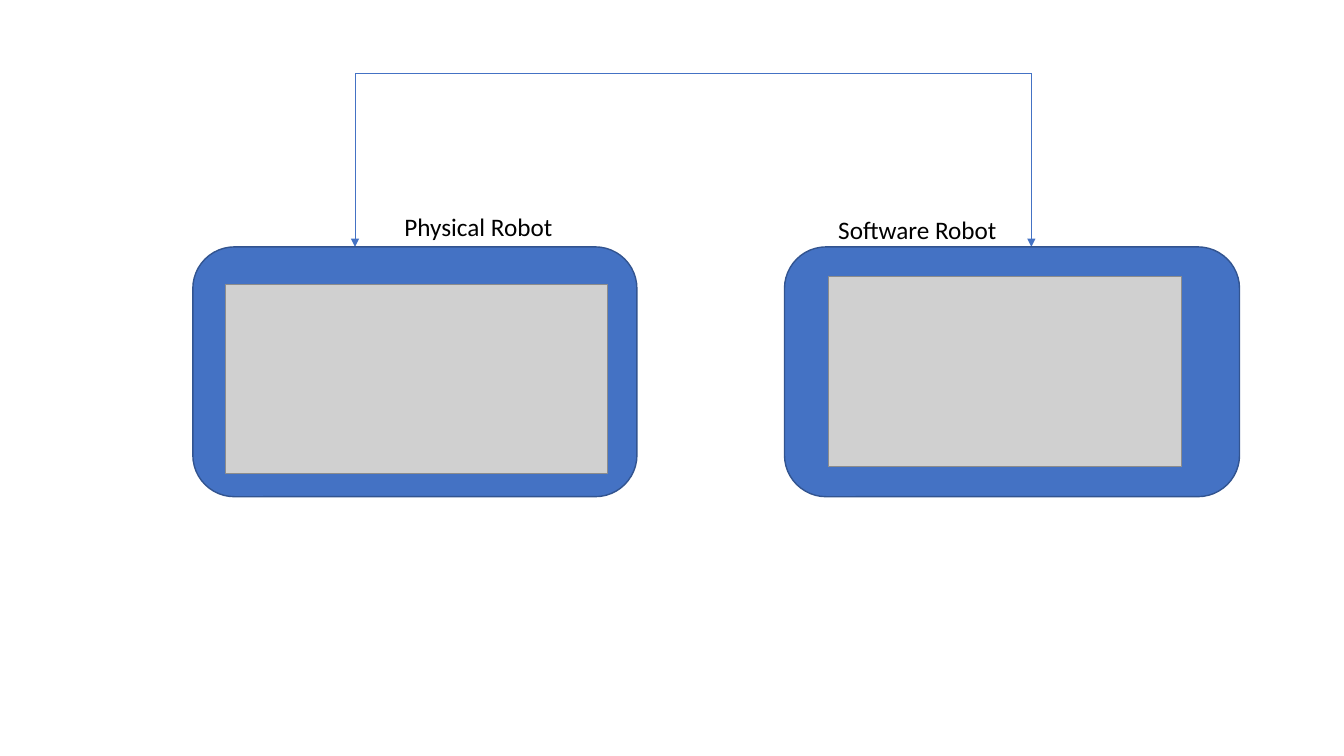
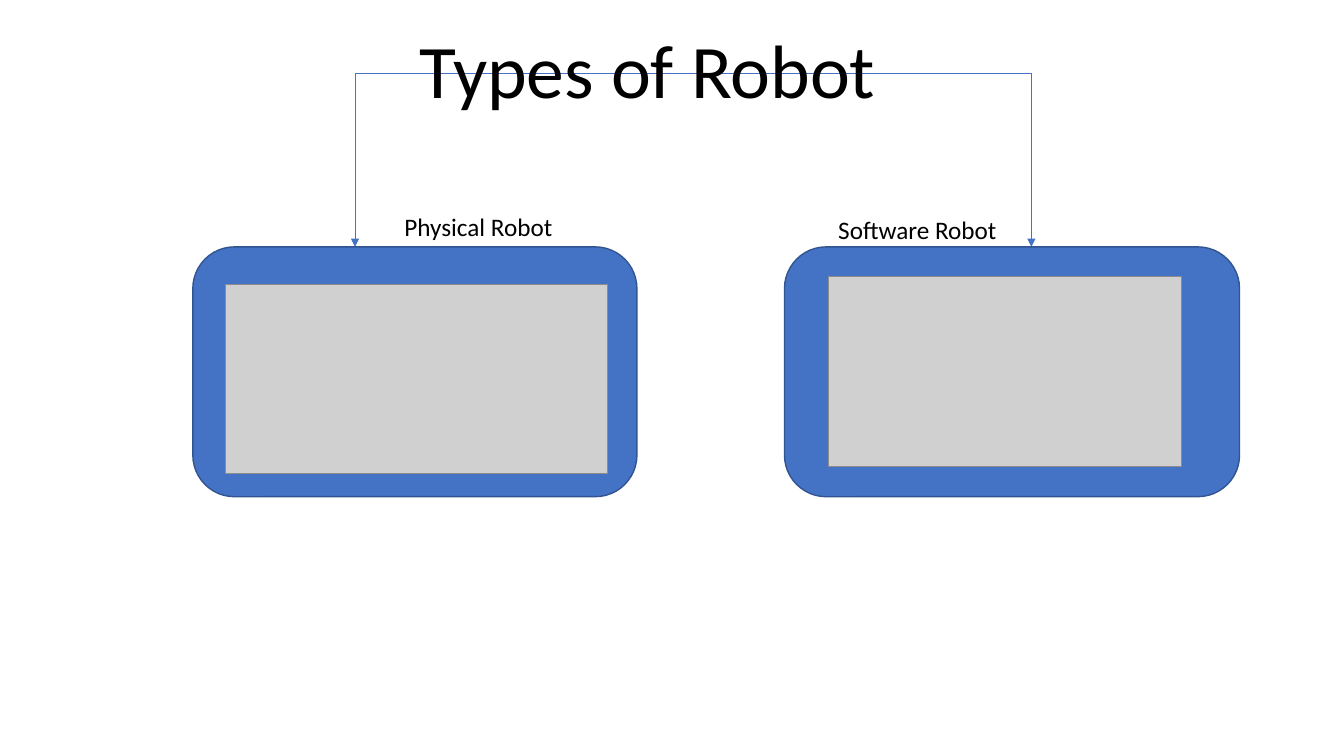
Before and after one commit to gdssclasses/gdss, a slide deck: slide 2 of RPA.pptx. Drawn at 1344x756 pixels with LibreOffice and Linux fonts; fonts in the diff are those of the drawing; grey boxes stand for pictures. Boxes give left, top, right and bottom in pixels: in the first picture for what was removed or moved away, otherwise in the second. Text is boxed around its words. In the diff, an @@ line names an element or a change of style, - is before the commit and + after.

```diff
--- a/RPA.pptx
+++ b/RPA.pptx
@@ text added at (420, 45, 875, 111), 54 pt, text #000000 @@
+Types of Robot
```
Also in this commit, not shown: 1 other slide changed, 18 slides added, 5 slides removed.
